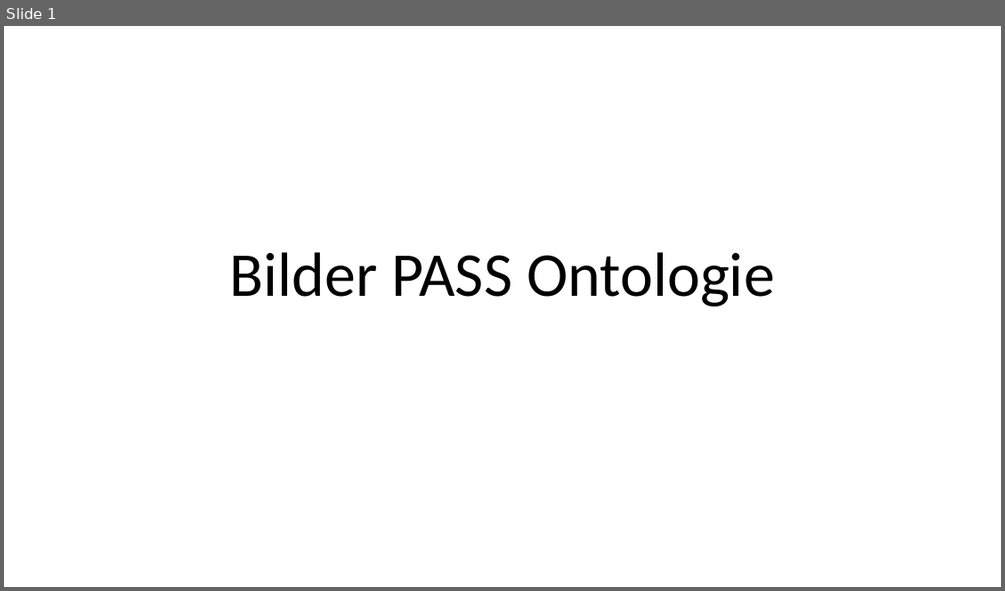
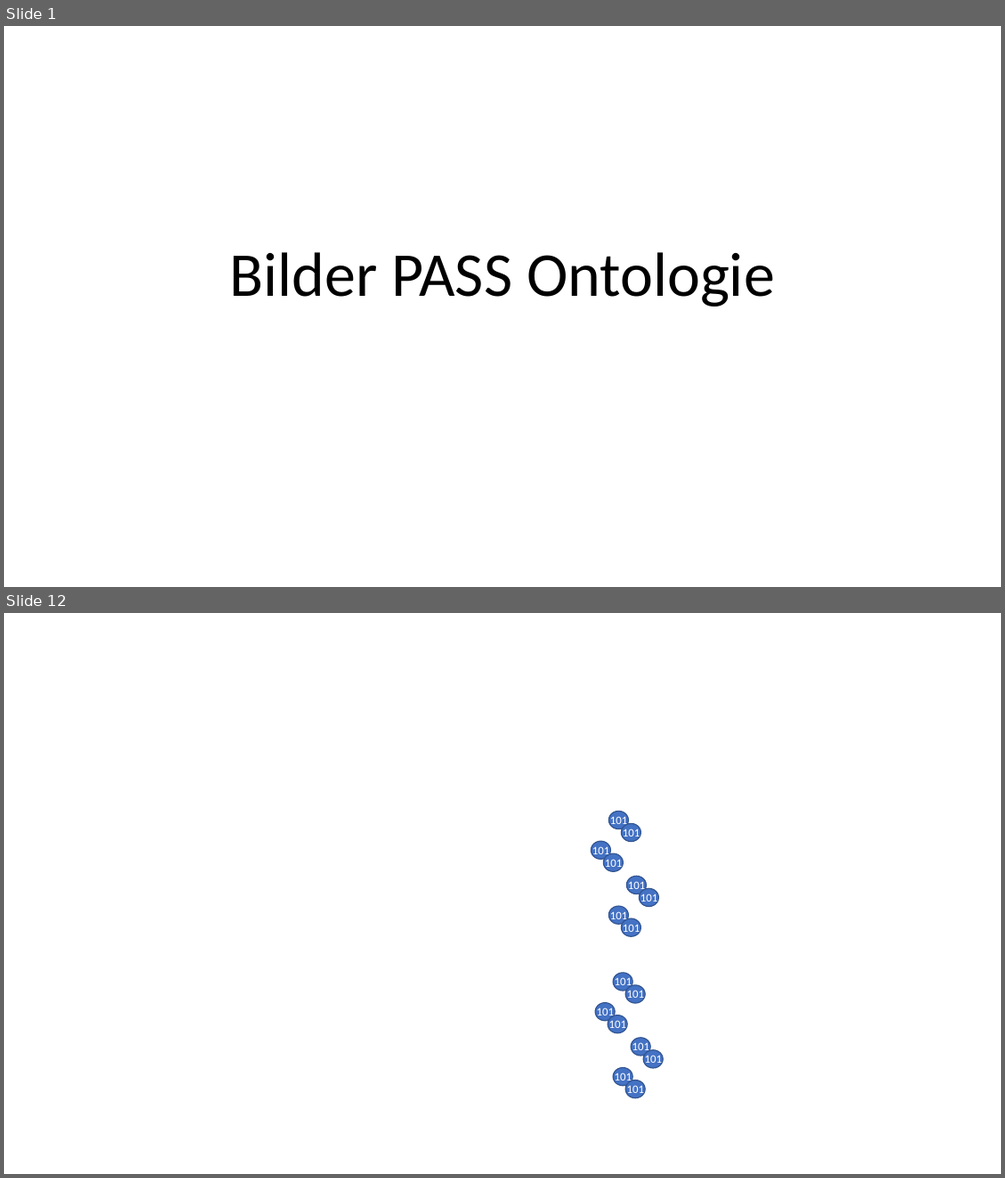
Before and after one commit to I2PM/Standard-Documents-for-Subject-Orientation, a slide deck: PASS-STandardisierungsdokument/20181026-Ontologie-Bilder/20181206 Bilder PASS Ontologie.pptx. Shown one above the other, each under a label of ours: slide 1 before the commit, slides 1 and 12 after it; the slides between them are not shown. The pictures are 1005x591 and 1005x1178 pixels, drawn with LibreOffice and Linux fonts; fonts in the diff are those of the drawing. Boxes give left, top, right and bottom in pixels: in the first picture for what was removed or moved away, otherwise in the second. Text is boxed around its words. In the diff, an @@ line names an element or a change of style, - is before the commit and + after.

```diff
--- a/PASS-STandardisierungsdokument/20181026-Ontologie-Bilder/20181206 Bilder PASS Ontologie.pptx
+++ b/PASS-STandardisierungsdokument/20181026-Ontologie-Bilder/20181206 Bilder PASS Ontologie.pptx
@@ slide 12 added at (4,613,1001,1174), background #FFFFFF @@
@@ ellipse added at (609,811,629,829), fill #4472C4, outline #325491 1 pt @@
@@ text added at (610,814,628,827), 11 pt, text #FFFFFF @@
+101
@@ ellipse added at (621,823,640,841), fill #4472C4, outline #325491 1 pt @@
@@ ellipse added at (591,841,610,859), fill #4472C4, outline #325491 1 pt @@
@@ text added at (592,844,610,858), 11 pt, text #FFFFFF @@
+101
@@ text added at (623,827,640,840), 11 pt, text #FFFFFF @@
+101
@@ ellipse added at (604,854,623,872), fill #4472C4, outline #325491 1 pt @@
@@ text added at (605,857,623,870), 11 pt, text #FFFFFF @@
+101
@@ ellipse added at (627,876,647,894), fill #4472C4, outline #325491 1 pt @@
@@ text added at (628,879,646,892), 11 pt, text #FFFFFF @@
+101
@@ ellipse added at (609,906,629,925), fill #4472C4, outline #325491 1 pt @@
@@ ellipse added at (639,888,658,906), fill #4472C4, outline #325491 1 pt @@
@@ text added at (640,892,658,905), 11 pt, text #FFFFFF @@
+101
@@ text added at (610,909,628,923), 11 pt, text #FFFFFF @@
+101
@@ ellipse added at (621,918,640,936), fill #4472C4, outline #325491 1 pt @@
@@ text added at (623,922,640,935), 11 pt, text #FFFFFF @@
+101
@@ ellipse added at (613,973,632,990), fill #4472C4, outline #325491 1 pt @@
@@ text added at (615,976,632,989), 11 pt, text #FFFFFF @@
+101
@@ ellipse added at (625,985,645,1003), fill #4472C4, outline #325491 1 pt @@
@@ ellipse added at (596,1003,615,1021), fill #4472C4, outline #325491 1 pt @@
@@ text added at (597,1005,615,1019), 11 pt, text #FFFFFF @@
+101
@@ text added at (627,989,645,1002), 11 pt, text #FFFFFF @@
+101
@@ ellipse added at (607,1015,627,1033), fill #4472C4, outline #325491 1 pt @@
@@ text added at (609,1018,627,1031), 11 pt, text #FFFFFF @@
+101
@@ ellipse added at (631,1038,650,1055), fill #4472C4, outline #325491 1 pt @@
@@ text added at (632,1041,650,1054), 11 pt, text #FFFFFF @@
+101
@@ ellipse added at (643,1050,663,1068), fill #4472C4, outline #325491 1 pt @@
@@ text added at (645,1054,663,1067), 11 pt, text #FFFFFF @@
+101
@@ ellipse added at (613,1068,632,1086), fill #4472C4, outline #325491 1 pt @@
@@ text added at (615,1070,632,1084), 11 pt, text #FFFFFF @@
+101
@@ ellipse added at (625,1079,645,1097), fill #4472C4, outline #325491 1 pt @@
@@ text added at (627,1083,645,1096), 11 pt, text #FFFFFF @@
+101
```
Also in this commit, not shown: 10 other slides added, 7 slides removed, 11 other files.
